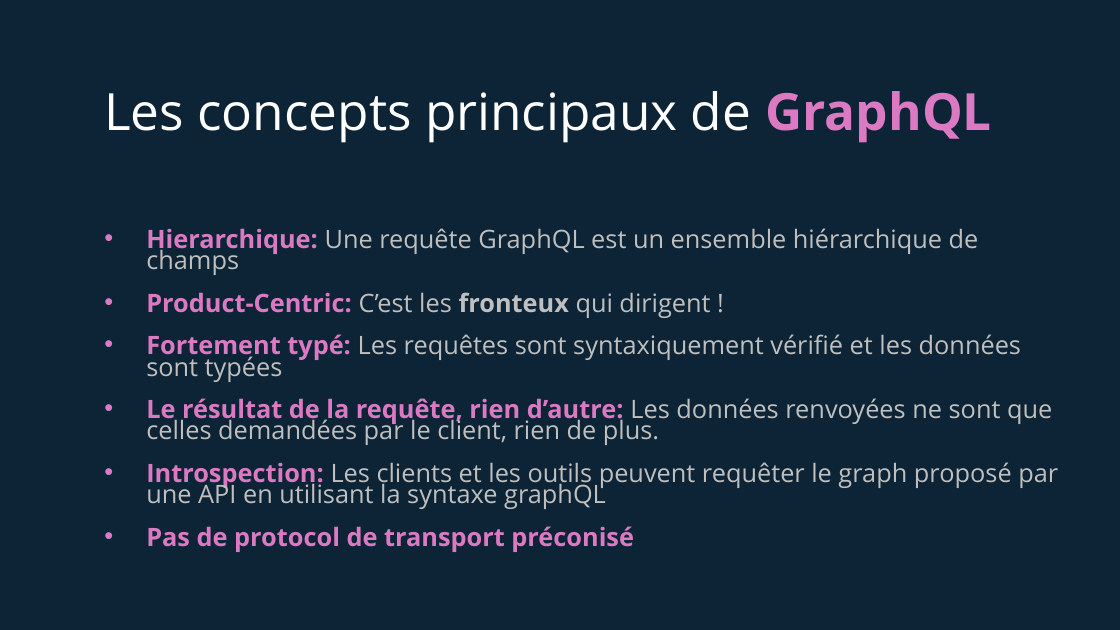
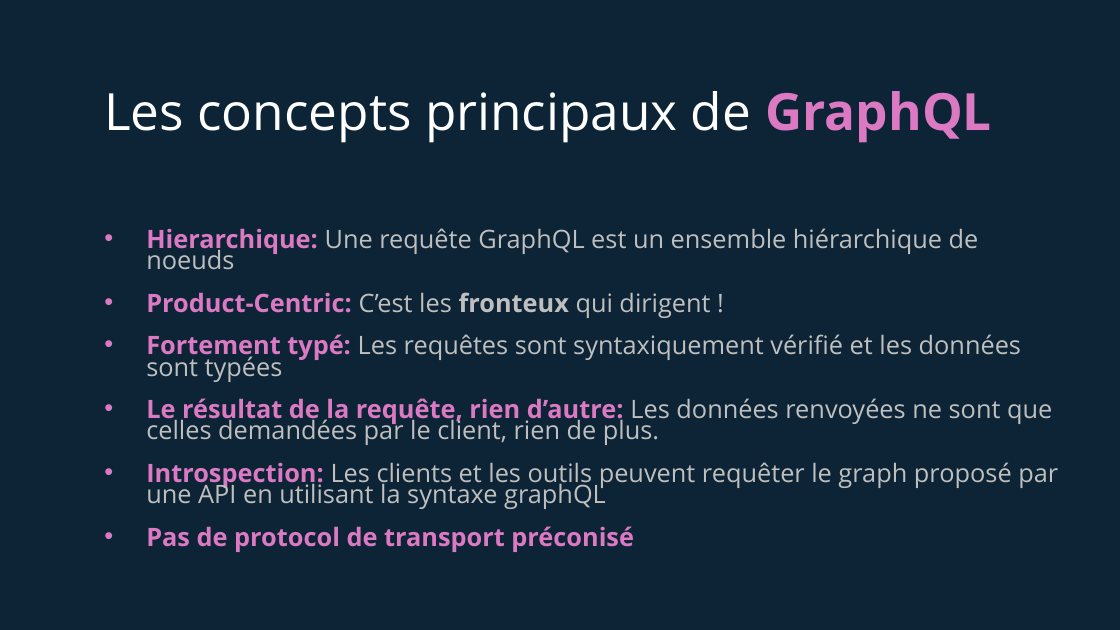
Before and after one commit to tsunammis/graphql-the-new-age-of-api, a slide deck: slide 4 of introduction-graphql.pptx. Drawn at 1120x630 pixels with LibreOffice and Linux fonts; fonts in the diff are those of the drawing. Boxes give left, top, right and bottom in pixels: in the first picture for what was removed or moved away, otherwise in the second. Text is boxed around its words. In the diff, an @@ line names an element or a change of style, - is before the commit and + after.

```diff
--- a/introduction-graphql.pptx
+++ b/introduction-graphql.pptx
@@ text at [146, 228, 979, 270]: text changed @@
-• Hierarchique: Une requête GraphQL est un ensemble hiérarchique de champs
+• Hierarchique: Une requête GraphQL est un ensemble hiérarchique de noeuds
```
Also in this commit, not shown: 5 other slides changed, 1 slide removed.
